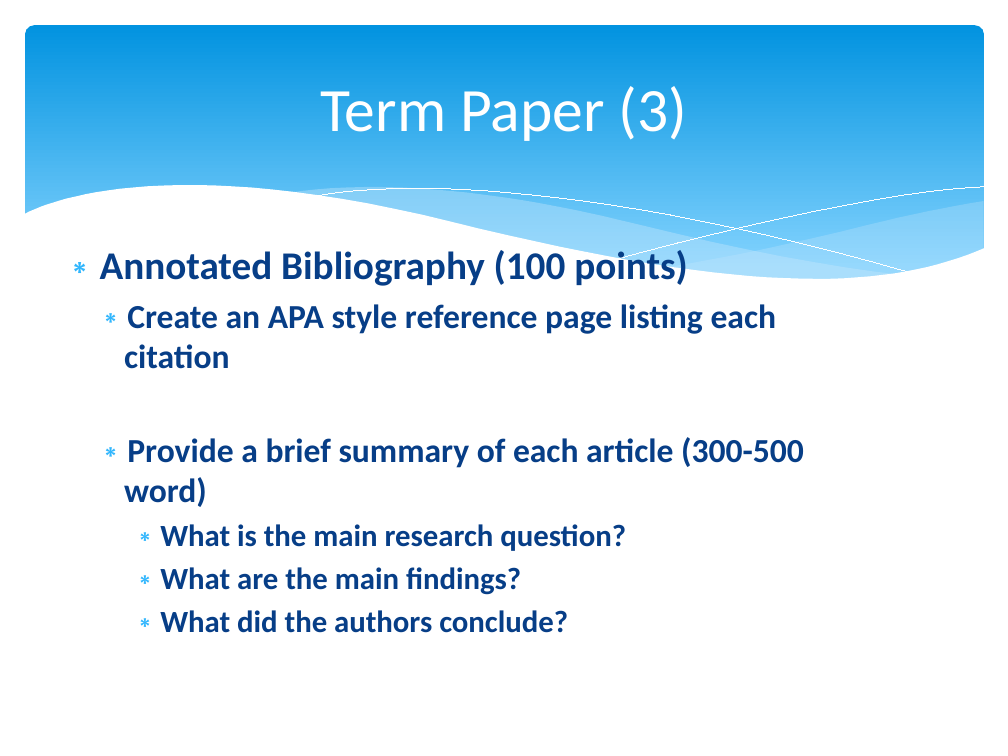
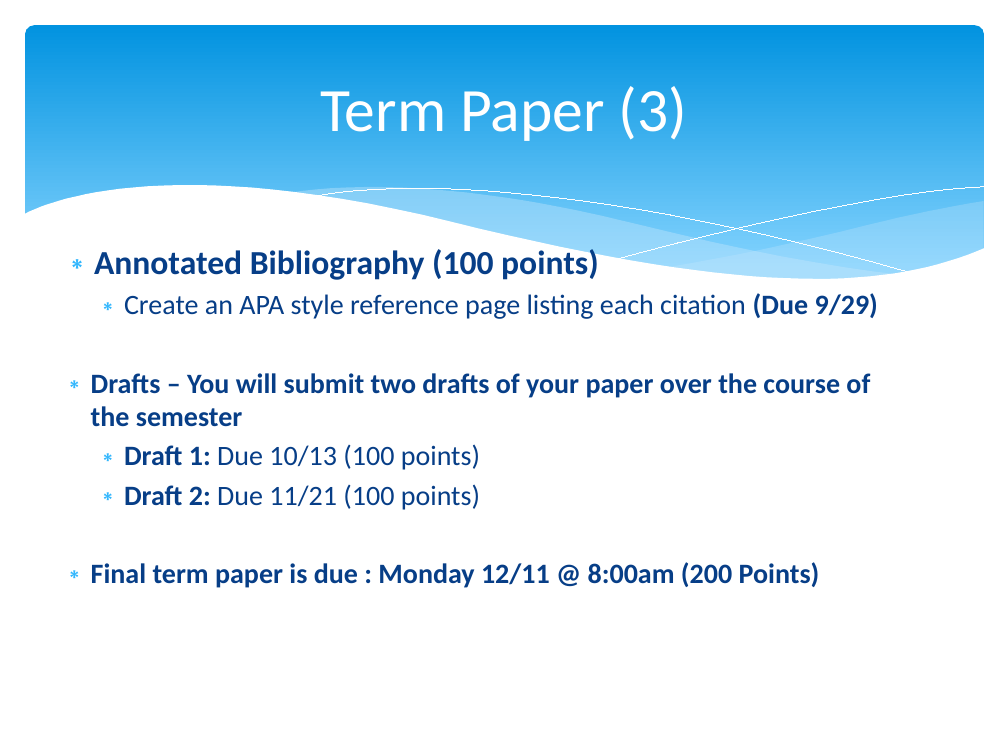
Before and after one commit to npm27/Teaching-Materials, a slide deck: slide 12 of Writing Fall 23/Slides/0 Writing First Day Info.pptx. Drawn at 1008x756 pixels with LibreOffice and Linux fonts; fonts in the diff are those of the drawing. Boxes give left, top, right and bottom in pixels: in the first picture for what was removed or moved away, otherwise in the second. Text is boxed around its words. In the diff, an @@ line names an element or a change of style, - is before the commit and + after.

```diff
--- a/Writing Fall 23/Slides/0 Writing First Day Info.pptx
+++ b/Writing Fall 23/Slides/0 Writing First Day Info.pptx
@@ text at [94,246,599,280]: size 28 to 24 pt in "Annotated Bibliography (100 points)" @@
@@ text at [91,293,878,588]: text changed; size 24 to 20 pt @@
-  ∗ Create an APA style reference page listing each citation
-  ∗ Provide a brief summary of each article (300-500 word)
-    ∗ What is the main research question?
-    ∗ What are the main findings?
-    ∗ What did the authors conclude?
+  ∗ Create an APA style reference page listing each citation (Due 9/29)
+∗ Drafts – You will submit two drafts of your paper over the course of the semester
+  ∗ Draft 1: Due 10/13 (100 points)
+  ∗ Draft 2: Due 11/21 (100 points)
+∗ Final term paper is due : Monday 12/11 @ 8:00am (200 Points)
```
Also in this commit, not shown: 2 other slides changed, 1 slide removed, 16 other files.
